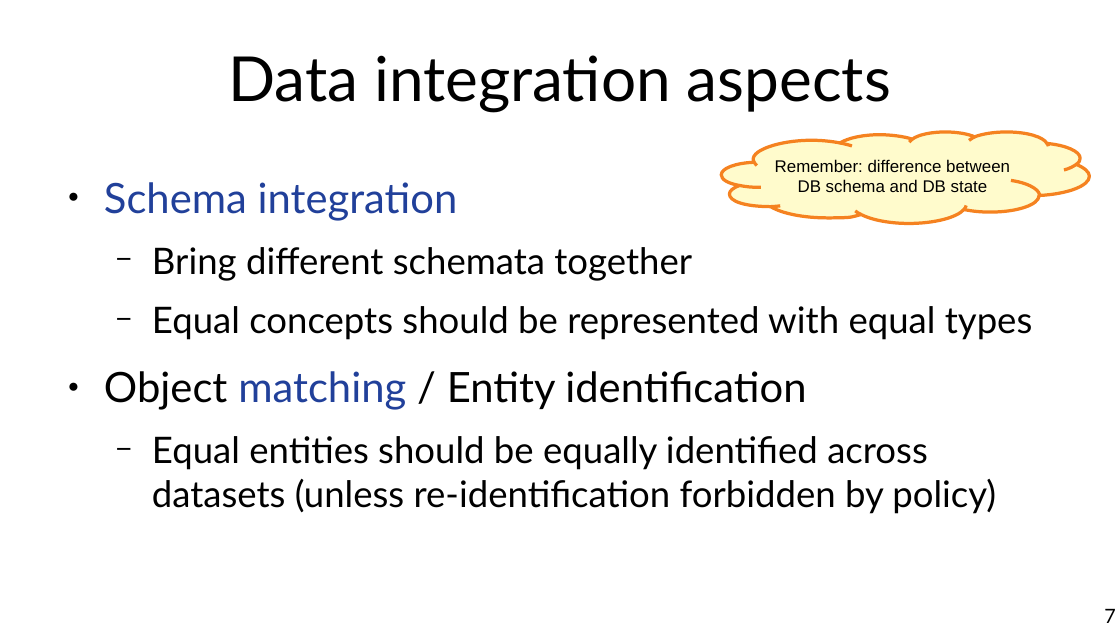
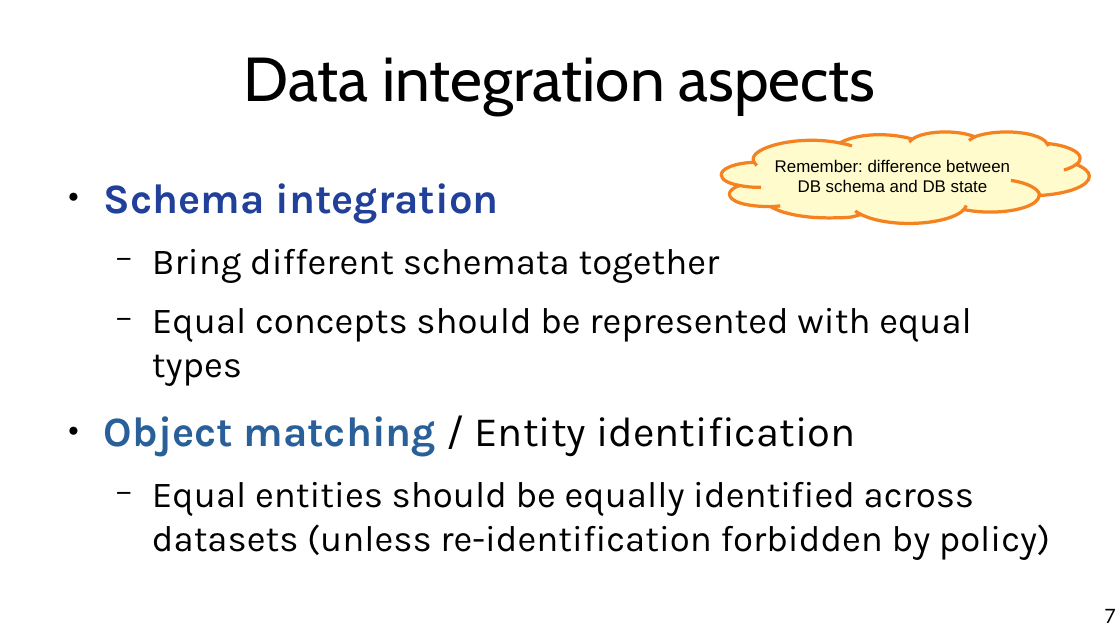
Before and after one commit to chatox/data-mining-course, a slide deck: slide 7 of theory/odp/tt04_integration_cleaning.odp. Drawn at 1120x630 pixels with LibreOffice and Linux fonts; fonts in the diff are those of the drawing. Boxes give left, top, right and bottom in pixels: in the first picture for what was removed or moved away, otherwise in the second. Text is boxed around its words. In the diff, an @@ line names an element or a change of style, - is before the commit and + after.

```diff
--- a/theory/odp/tt04_integration_cleaning.odp
+++ b/theory/odp/tt04_integration_cleaning.odp
@@ title "Data integration aspects" at (244, 57, 876, 115): font Lato to Cabin @@
@@ text "Schema integration" at (104, 183, 1050, 560): font Lato to Karla; bold on in "Schema integration", "Object matching"; text colour #000000 to #2A6099 in "Object"; text colour #21409A to #2A6099 in "matching" @@
```
Also in this commit, not shown: 25 other slides changed, 1 slide added, 1 slide removed, 10 other files.
